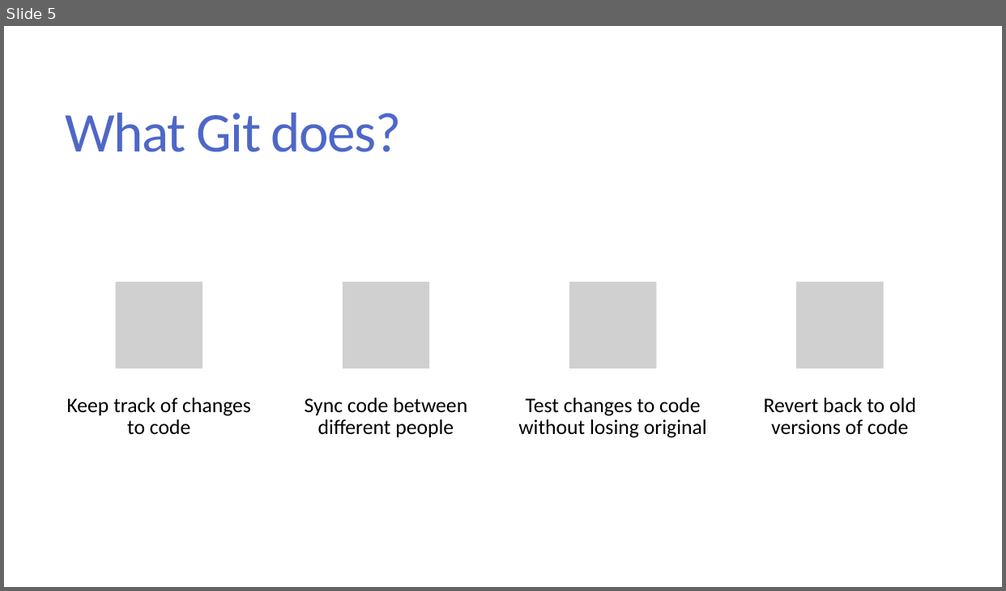
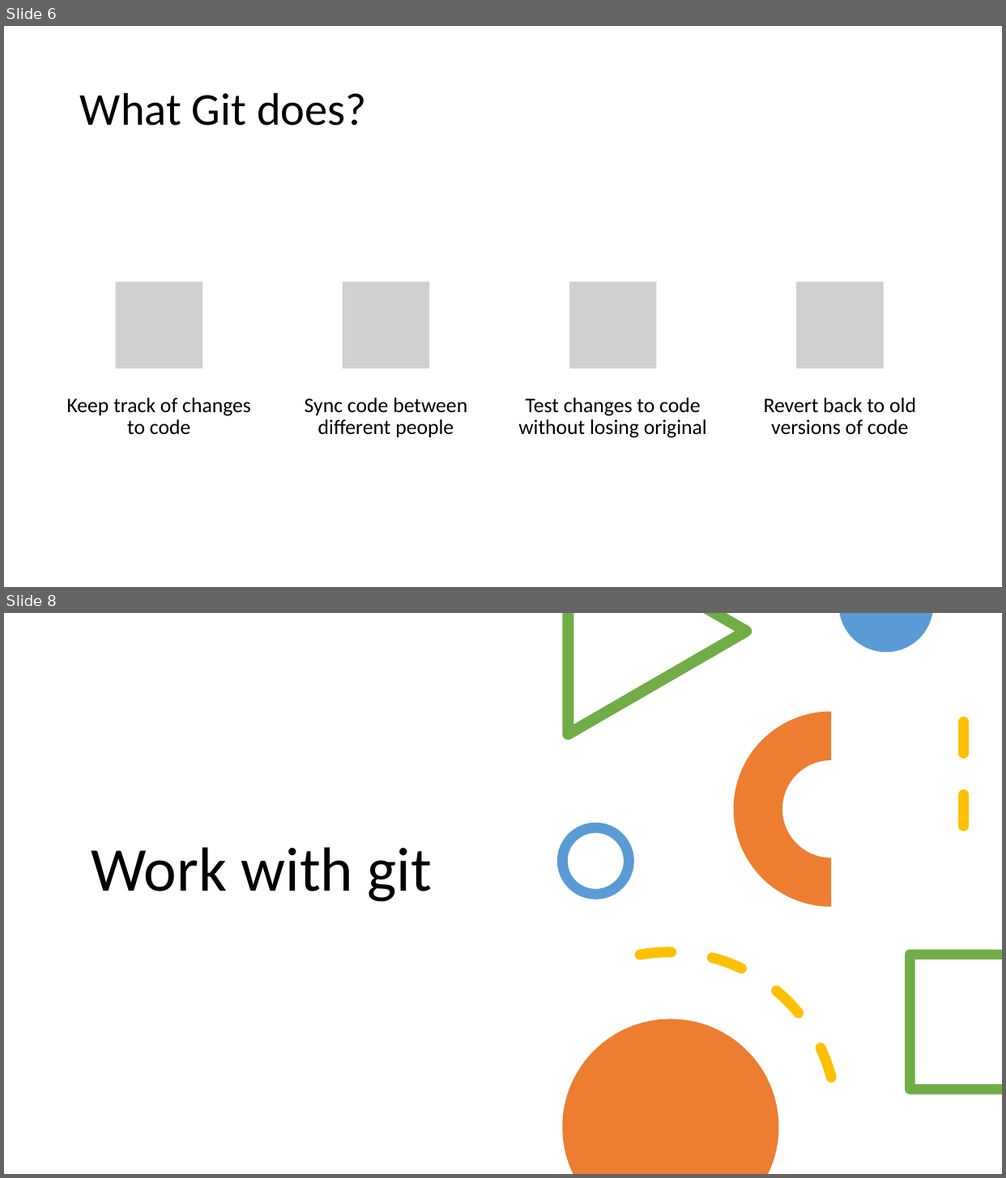
Before and after one commit to diwashrestha/program-and-talks, a slide deck: Working with git and GitHub/Working with Git and GitHub.pptx. Shown one above the other, each under a label of ours: slide 5 before the commit, slides 6 and 8 after it; the slides between them are not shown. The pictures are 1006x591 and 1006x1178 pixels, drawn with LibreOffice and Linux fonts; fonts in the diff are those of the drawing; grey boxes stand for pictures. Boxes give left, top, right and bottom in pixels: in the first picture for what was removed or moved away, otherwise in the second. Text is boxed around its words. In the diff, an @@ line names an element or a change of style, - is before the commit and + after.

```diff
--- a/Working with git and GitHub/Working with Git and GitHub.pptx
+++ b/Working with git and GitHub/Working with Git and GitHub.pptx
@@ slide 8 added at [4,613,1002,1174], background #FFFFFF @@
@@ freeform shape added at [562,613,752,740], fill #70AD47 @@
@@ freeform shape added at [839,613,932,652], fill #5B9BD5 @@
@@ arch (boxed as its full ring) added at [734,711,929,906], fill #ED7D31 @@
@@ line added from (964, 722) to (964, 853), #FFC000 10 pt dashed @@
@@ ellipse added at [562,828,629,895], outline #5B9BD5 10 pt @@
@@ title added at [91,847,432,902], 60 pt, text #000000 @@
+Work with git
@@ arc (boxed as its full ellipse) added at [476,926,864,1174], outline #FFC000 10 pt dashed @@
@@ freeform shape added at [906,950,1002,1095], fill #70AD47 @@
@@ freeform shape added at [562,1020,779,1174], fill #ED7D31 @@
@@ what was slide 5 is now slide 6 @@
@@ slide 6 changed as well @@
@@ title "What Git does?": place and size @@
-title "What Git does?" at [66,113,402,152]
+title "What Git does?" at [80,92,367,126]
@@ title "What Git does?" at [80,92,367,126]: size 54 to 44 pt, text colour #4E67C8 to #000000, letter spacing -1.2 to 0 pt; line spacing 0.85 to 0.9 @@
```
Also in this commit, not shown: 12 other slides changed, 5 other slides added, 3 slides removed.
